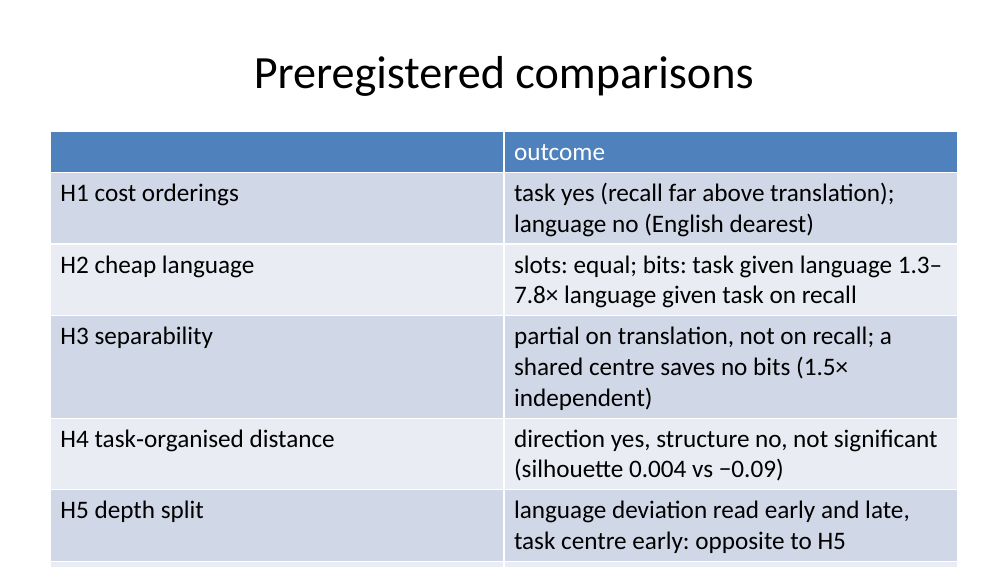
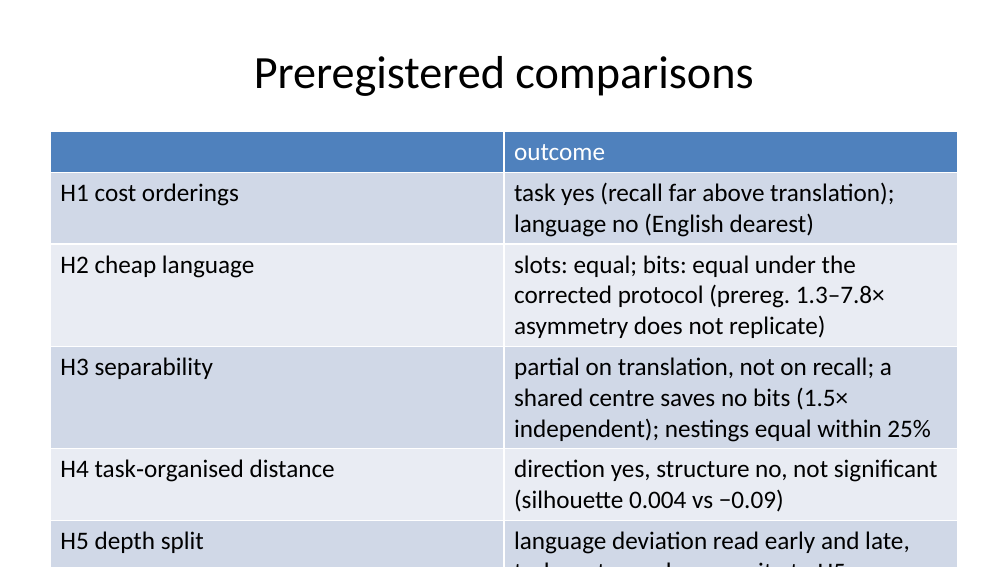
Before and after one commit to sirotenkogeorgii/prefix-programs, a slide deck: slide 18 of slides/slides.pptx. Drawn at 1008x567 pixels with LibreOffice and Linux fonts; fonts in the diff are those of the drawing. Boxes give left, top, right and bottom in pixels: in the first picture for what was removed or moved away, otherwise in the second. Text is boxed around its words. In the diff, an @@ line names an element or a change of style, - is before the commit and + after.

```diff
--- a/slides/slides.pptx
+++ b/slides/slides.pptx
@@ table at [50, 132, 958, 558] @@
-row 3, column 2: slots: equal; bits: task given language 1.3–7.8× language given task on recall
+row 3, column 2: slots: equal; bits: equal under the corrected protocol (prereg. 1.3–7.8× asymmetry does not replicate)
-row 4, column 2: partial on translation, not on recall; a shared centre saves no bits (1.5× independent)
+row 4, column 2: partial on translation, not on recall; a shared centre saves no bits (1.5× independent); nestings equal within 25%
```
Also in this commit, not shown: 4 other slides changed, 11 other files.
